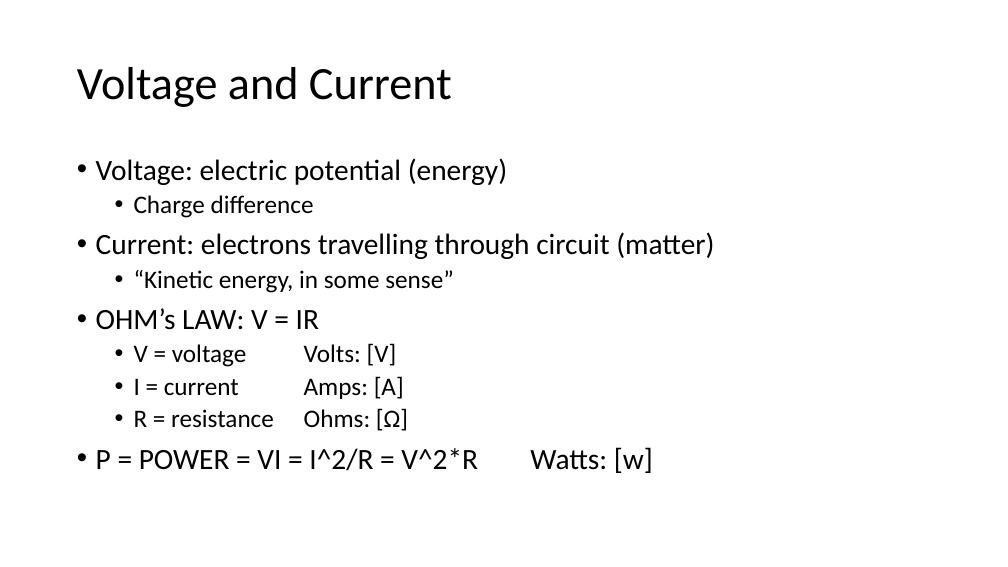
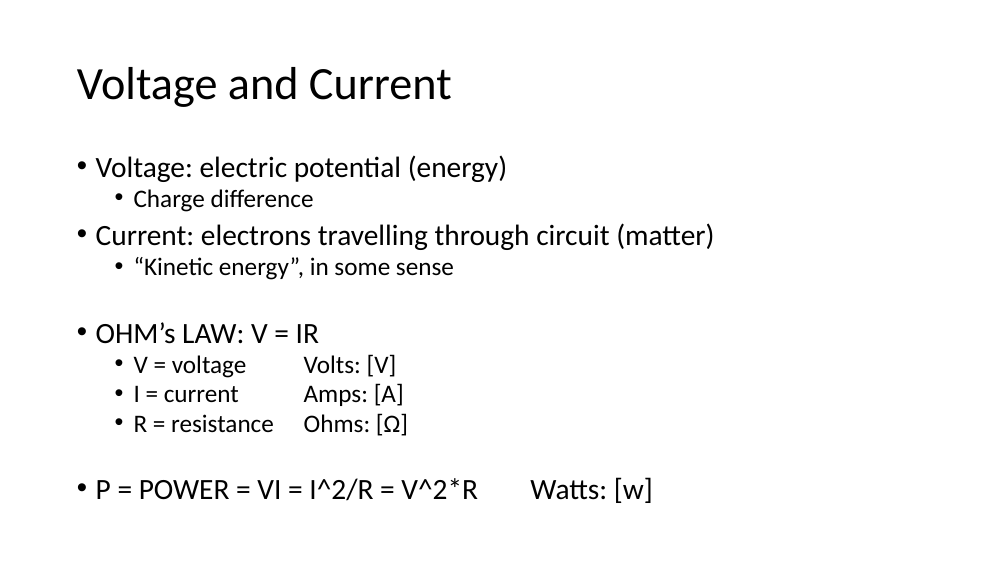
Before and after one commit to Runtime-Learner/McGill-BattleBots-Club, a slide deck: slide 3 of ECSE/Workshop-1/workshop1.pptx. Drawn at 1008x567 pixels with LibreOffice and Linux fonts; fonts in the diff are those of the drawing. Boxes give left, top, right and bottom in pixels: in the first picture for what was removed or moved away, otherwise in the second. Text is boxed around its words. In the diff, an @@ line names an element or a change of style, - is before the commit and + after.

```diff
--- a/ECSE/Workshop-1/workshop1.pptx
+++ b/ECSE/Workshop-1/workshop1.pptx
@@ text at box(96, 155, 714, 503): line spacing 0.9 to 0.8 @@
@@ text at box(134, 257, 454, 280): text changed @@
-  • “Kinetic energy, in some sense”
+  • “Kinetic energy”, in some sense
```
Also in this commit, not shown: 4 other slides changed, 2 slides added, 4 other files.
